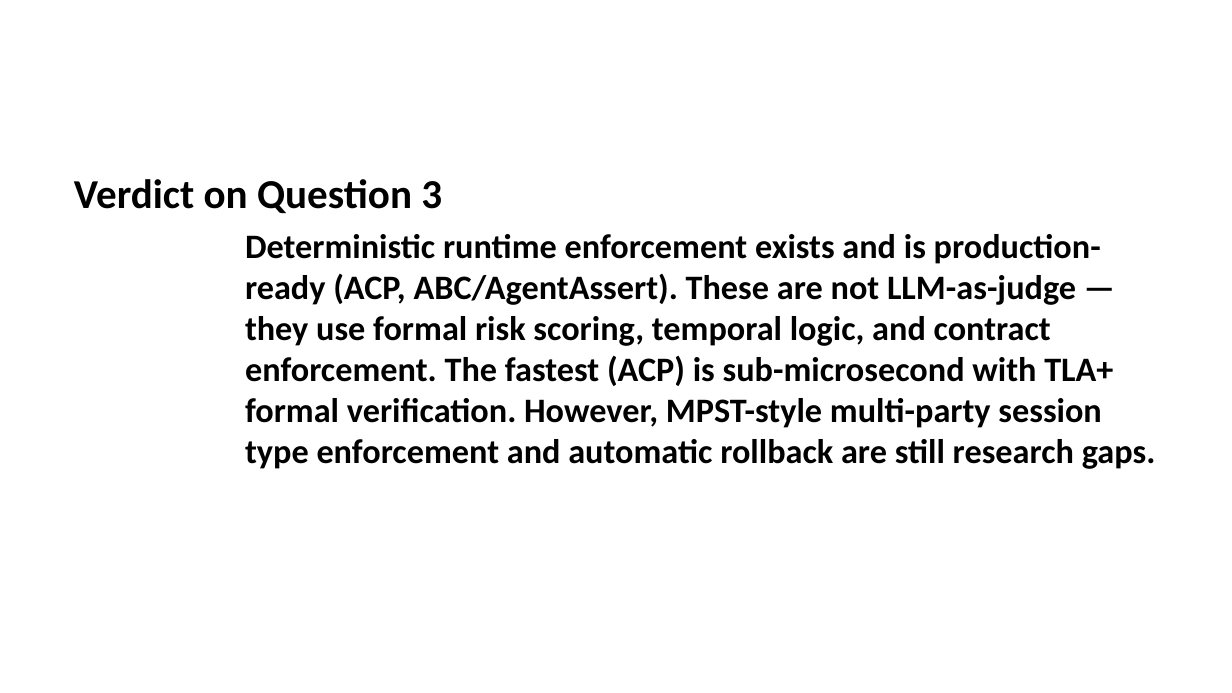
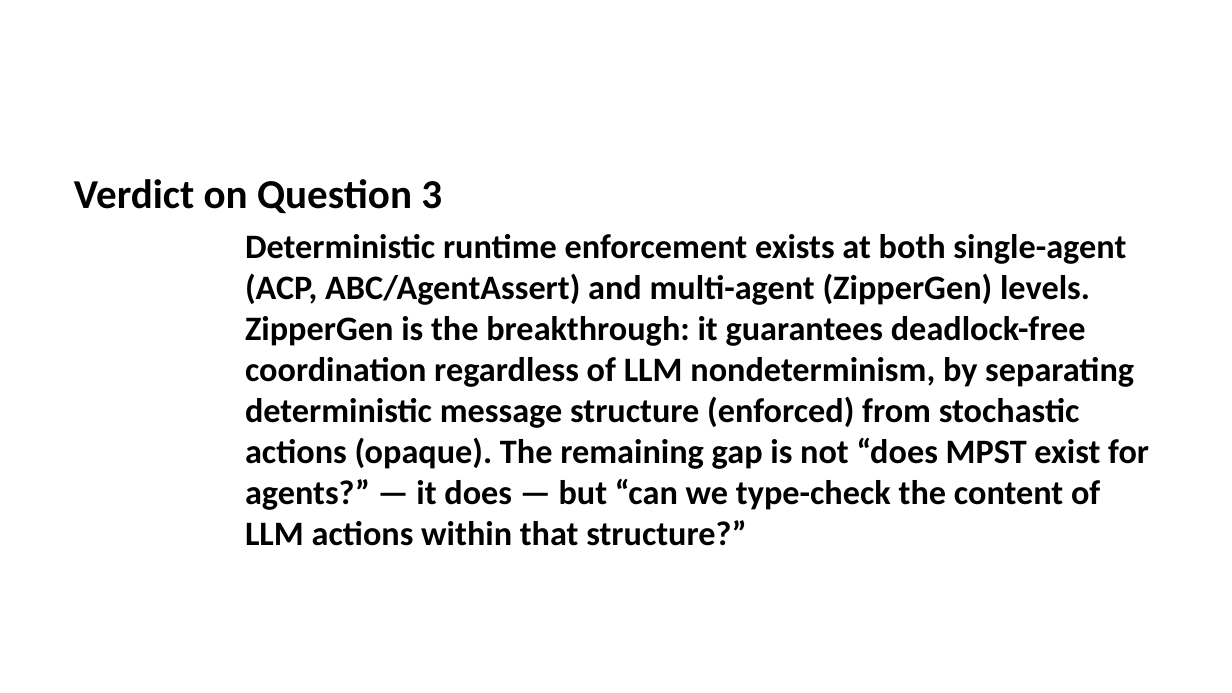
Before and after one commit to ginaecho/EvaPaper, a slide deck: slide 17 of Agent_Governance_Three_Questions_Synthesis.pptx (slide 16 before the commit). Drawn at 1232x693 pixels with LibreOffice and Linux fonts; fonts in the diff are those of the drawing. Boxes give left, top, right and bottom in pixels: in the first picture for what was removed or moved away, otherwise in the second. Text is boxed around its words. In the diff, an @@ line names an element or a change of style, - is before the commit and + after.

Commit message:
Rewrite Three Questions Synthesis with ZipperGen as breakthrough — closes MPST gap

```diff
--- a/Agent_Governance_Three_Questions_Synthesis.pptx
+++ b/Agent_Governance_Three_Questions_Synthesis.pptx
@@ text at (245,234,1149,546): text changed @@
-Deterministic runtime enforcement exists and is production-ready (ACP, ABC/AgentAssert). These are not LLM-as-judge — they use formal risk scoring, temporal logic, and contract enforcement. The fastest (ACP) is sub-microsecond with TLA+ formal verification. However, MPST-style multi-party session type enforcement and automatic rollback are still research gaps.
+Deterministic runtime enforcement exists at both single-agent (ACP, ABC/AgentAssert) and multi-agent (ZipperGen) levels. ZipperGen is the breakthrough: it guarantees deadlock-free coordination regardless of LLM nondeterminism, by separating deterministic message structure (enforced) from stochastic actions (opaque). The remaining gap is not “does MPST exist for agents?” — it does — but “can we type-check the content of LLM actions within that structure?”
```
Also in this commit, not shown: 11 other slides changed, 1 slide added, 2 other files.
